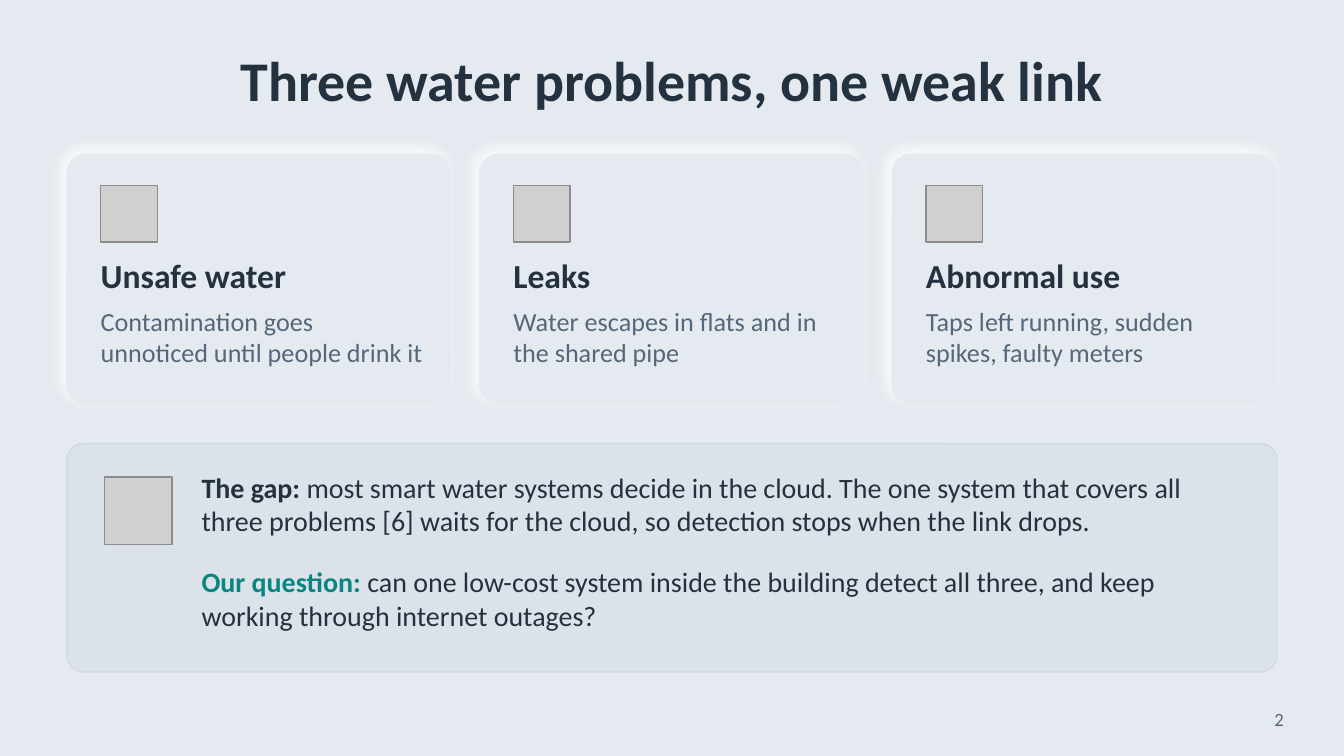
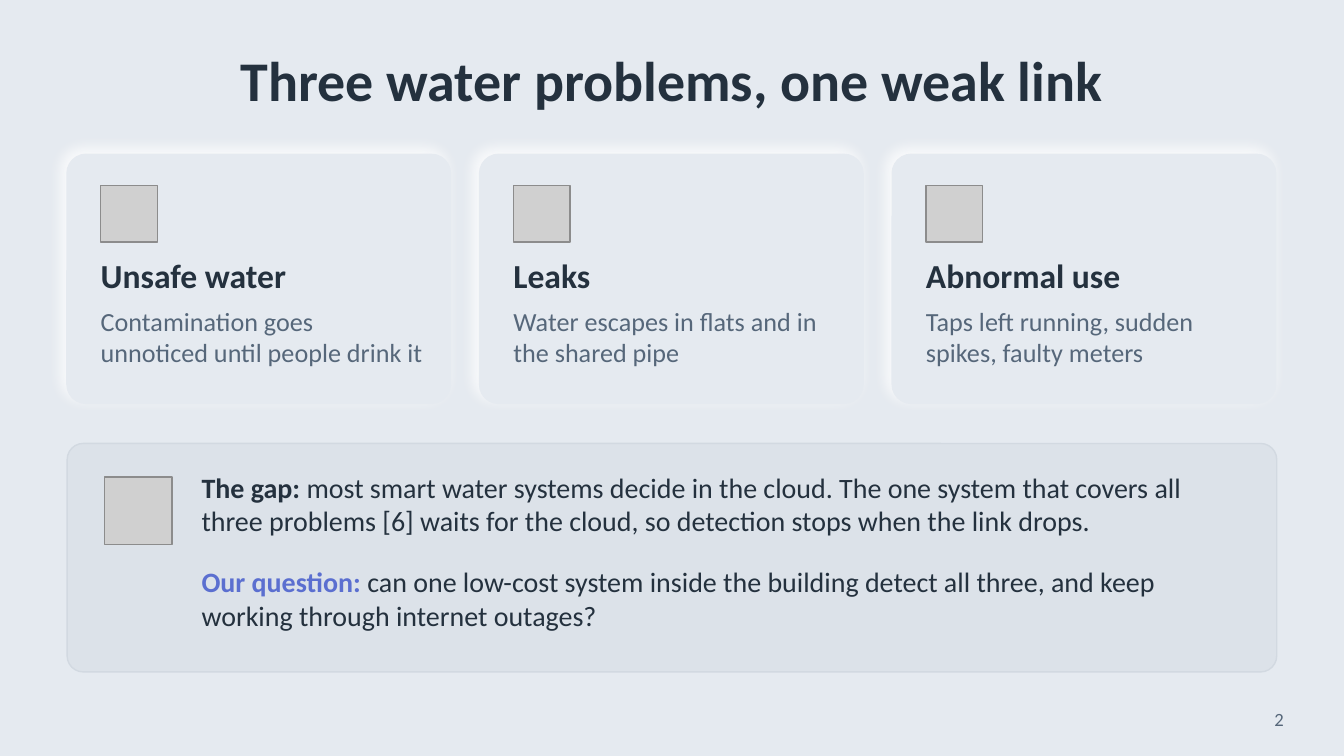
Before and after one commit to riyaa42/aqua_edge, a slide deck: slide 2 of presentation/final/aqua_edge_final.pptx. Drawn at 1344x756 pixels with LibreOffice and Linux fonts; fonts in the diff are those of the drawing; grey boxes stand for pictures. Boxes give left, top, right and bottom in pixels: in the first picture for what was removed or moved away, otherwise in the second. Text is boxed around its words. In the diff, an @@ line names an element or a change of style, - is before the commit and + after.

Commit message:
Final review deck: each topic has its own colour (unsafe water indigo, leaks teal, abnormal use amber, alarms coral); same deck added in neobrutalism style

```diff
--- a/presentation/final/aqua_edge_final.pptx
+++ b/presentation/final/aqua_edge_final.pptx
@@ text "Our question: can one low-cost ..." at (x1=202, y1=572, x2=1154, y2=631): text colour #0B8580 to #5B6FD0 in "Our question:" @@
```
Also in this commit, not shown: 7 other slides changed, 3 other files.
